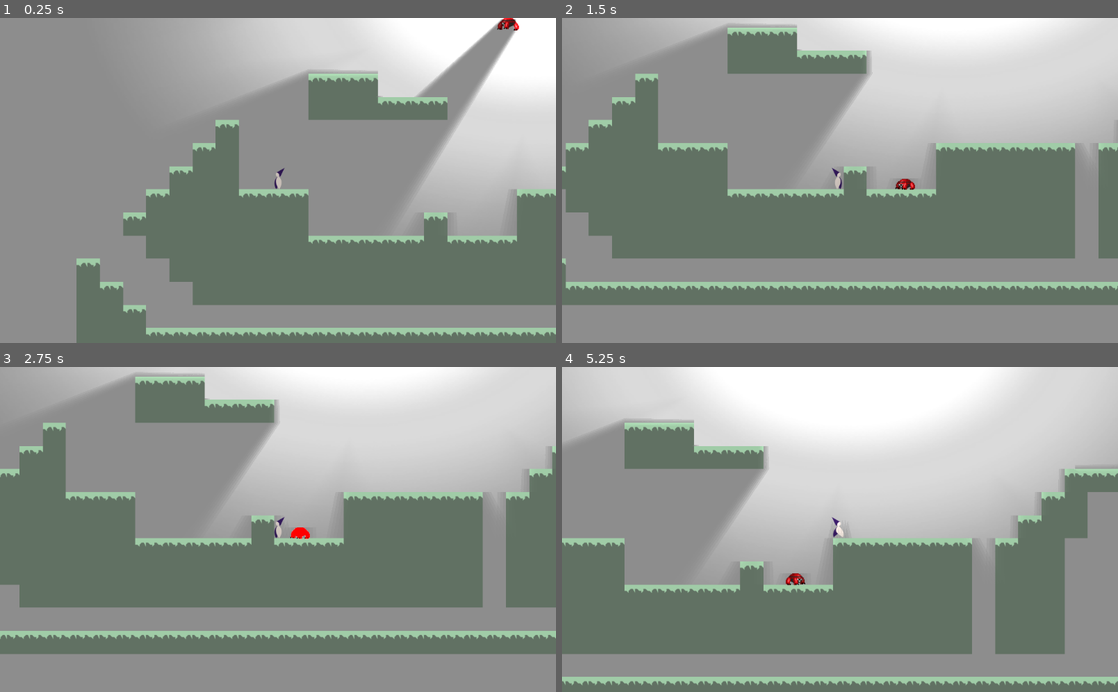
Above: before the commit, frames 1-4 (two rows, left to right).
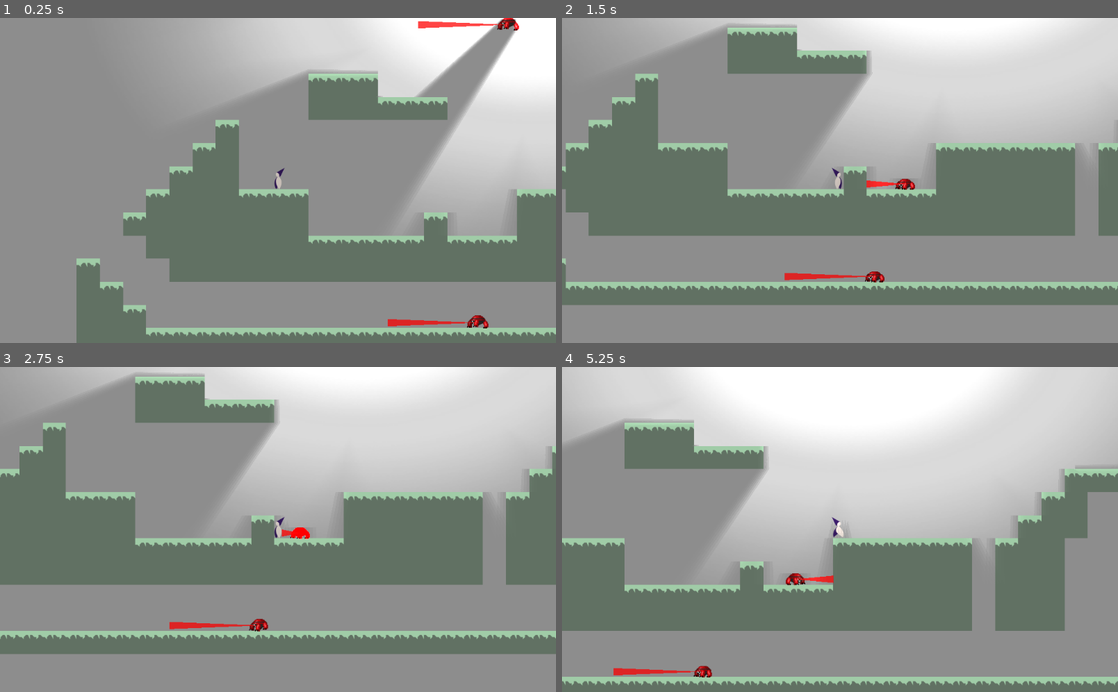
Above: after the commit, the same moments.

Repository: tiagoyukio12/area-51
Game: Godot game, scene res://scenes/World.tscn
Same seed, same stepped clock (60 frames per second), same inputs: the game is played once before the commit and once after it. The engine's default icon, where the game draws it, is replaced by a stand-in: a white triangle on a blue panel in a dark square.
Inputs:
- Up to frame 1 (0.25 s): no input
- Up to frame 2 (1.5 s): hold Shift (naruto_run) 0.53-1.28 s; hold D (move_right) from 0.53 s (still down); tap Space (jump) at 0.77 s; tap Shift (naruto_run) at 1.35 s
- Up to frame 3 (2.75 s): tap Space (jump) at 1.52 s; release D (move_right) at 2.03 s; hold A (move_left) from 2.03 s (still down); hold Shift (naruto_run) from 2.03 s (still down)
- Up to frame 4 (5.25 s): release A (move_left) at 2.78 s; release Shift (naruto_run) at 2.78 s; hold D (move_right) 2.78-4.28 s; tap Shift (naruto_run) at 2.85, 4.35 s; tap Space (jump) at 3.02, 3.77, 4.52 s; hold Shift (naruto_run) 3.53-4.28 s; hold A (move_left) 4.28-5.03 s; hold D (move_right) from 5.03 s (still down); hold Shift (naruto_run) from 5.03 s (still down)

The runs differ from the first frame. In frame 1, 5.1% of the frame differs, in the area x 34-100%, y 0-96%; in frame 2, 6.3%; in frame 3, 6.6%, in the area x 3-100%, y 50-82%; in frame 4, 6.5%.

Commit message:
Add LoS cone for mob

Diff:
--- a/scenes/Mob.tscn
+++ b/scenes/Mob.tscn
@@ -46,3 +46,7 @@
 
 [node name="LightOccluder2D" type="LightOccluder2D" parent="."]
 occluder = SubResource( 3 )
+
+[node name="Polygon2D" type="Polygon2D" parent="."]
+color = Color( 0.956863, 0.0313726, 0.0313726, 0.784314 )
+polygon = PoolVector2Array( 0, 0, -250, 10, -250, -10 )
--- a/scenes/World.tscn
+++ b/scenes/World.tscn
@@ -7,9 +7,13 @@
 [ext_resource path="res://tiles.tres" type="TileSet" id=5]
 [ext_resource path="res://scenes/Player.tscn" type="PackedScene" id=6]
 [ext_resource path="res://scenes/WorldComplete.tscn" type="PackedScene" id=7]
+[ext_resource path="res://scenes/Mob.tscn" type="PackedScene" id=8]
 
 [node name="World" type="Node2D"]
 script = ExtResource( 1 )
+__meta__ = {
+"_edit_vertical_guides_": [  ]
+}
 
 [node name="Sprite" type="Sprite" parent="."]
 position = Vector2( 2263.21, 54.0275 )
@@ -30,7 +34,7 @@
 [node name="TileMap" type="TileMap" parent="."]
 tile_set = ExtResource( 5 )
 format = 1
-tile_data = PoolIntArray( 262150, 0, 0, 262151, 0, 0, 262152 …(2056 unchanged characters)… 95, 1, 0, 917500, 1, 0, 917501, 0, 0, 851969, 1, 0, 851970, 1, 0, 851971, 1, 0, 851972, 1, 0, 851973, 1, 0, 851974, 1, 0, 851975, 1, 0, 851976, 1, 0, 851977, 1, 0, 851978, 1, 0, 851979, 1, 0, 851980, 1, 0, 851981, 1, 0, 851982, 1, 0, 851983, 1, 0, 851984, 1, 0, 851985, 1, 0, 851986, 1, 0, 851987, 1, 0, 851988, 1, 0, 851990, 1, 0, 851991, 1, 0, 851992, 1, 0, 852003, 1, 0, 852004, 1, 0, 852005, 1, 0,  …(1861 unchanged characters)…
+tile_data = PoolIntArray( 262150, 0, 0, 262151, 0, 0, 262152 …(2056 unchanged characters)… 95, 1, 0, 917500, 1, 0, 917501, 0, 0, 852003, 1, 0, 852004, 1, 0, 852005, 1, 0,  …(1861 unchanged characters)…
 
 [node name="Player" parent="." instance=ExtResource( 6 )]
 position = Vector2( 300, 513.663 )
@@ -38,3 +42,6 @@
 [node name="WorldComplete" parent="." instance=ExtResource( 7 )]
 position = Vector2( 4481.54, 545.156 )
 next_world = "res://scenes/World2.tscn"
+
+[node name="KinematicBody2D" parent="." instance=ExtResource( 8 )]
+position = Vector2( 865.87, 936.941 )
--- a/scripts/Mob.gd
+++ b/scripts/Mob.gd
@@ -19,6 +19,17 @@
 		$AnimationPlayer.play("walk")
 		$Sprite.modulate = Color(1, 1, 1)
 
+	# Get collision distance
+	var collision_distance = 250 if velocity.x > 0 else -250
+	if collision:
+			var world_point = $RayCast2D.get_collision_point()
+			collision_distance = world_point.x - self.position.x
+	print(collision_distance)
+	# Draw vision cone
+	$Polygon2D.polygon[1] = Vector2(collision_distance, 10)
+	$Polygon2D.polygon[2] = Vector2(collision_distance, -10)
+	print($Polygon2D.polygon[0])
+
 	# Gravity
 	var grounded = is_on_floor()
 	velocity.y += GRAVITY
Not shown: 1 places in scenes/World.tscn that only renumber resources
